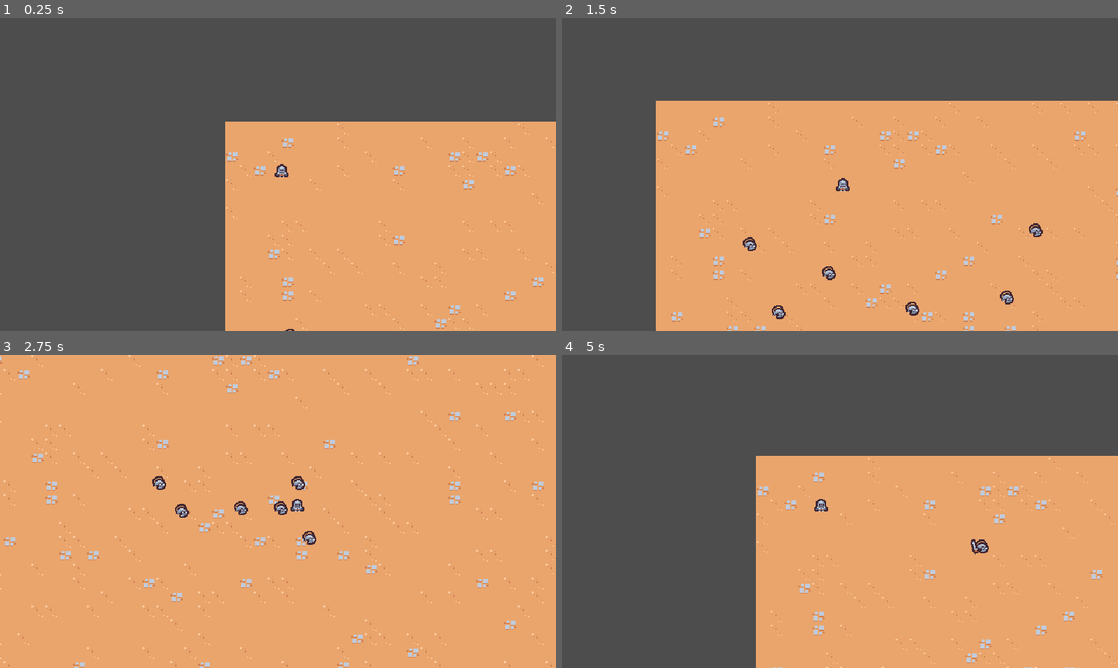
Above: before the commit, frames 1-4 (two rows, left to right).
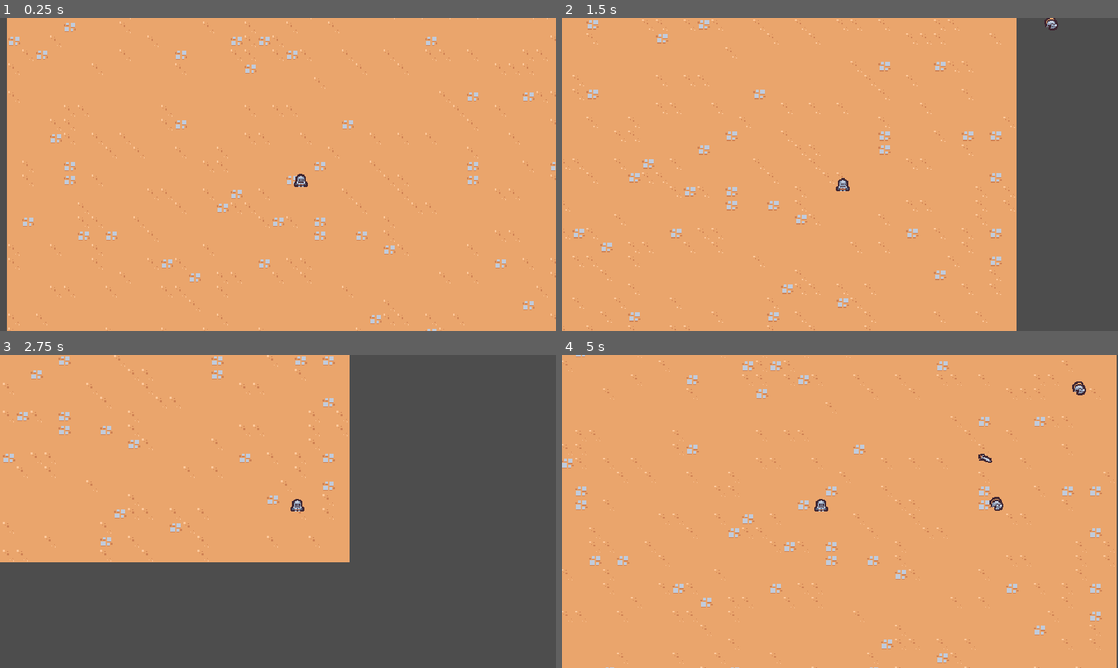
Above: after the commit, the same moments.

Repository: ToraSpaceLab/Survivors
Game: Godot game, scene res://scenes/main/main.tscn
The game is run twice, just before and just after one commit, with the same random seed, the same clock (stepped at 60 frames per second) and the same inputs.
Inputs:
- Up to frame 1 (0.25 s): no input
- Up to frame 2 (1.5 s): hold D (move_right) 0.53-1.28 s; hold S (move_down) from 1.28 s (still down)
- Up to frame 3 (2.75 s): release S (move_down) at 2.03 s; hold D (move_right) from 2.03 s (still down)
- Up to frame 4 (5 s): release D (move_right) at 2.78 s; hold W (move_up) 2.78-3.53 s; hold A (move_left) from 3.53 s (still down)

The runs differ from the first frame. In frame 1, 61% of the frame differs, in the area x 1-100%, y 0-100%; in frame 2, 50%; in frame 3, 61%, in the area x 0-100%, y 0-100%; in frame 4, 58%.

Commit message:
Spawning enemies automatically

Diff:
--- a/scenes/main/main.tscn
+++ b/scenes/main/main.tscn
@@ -2,10 +2,12 @@
 
 [ext_resource type="PackedScene" uid="uid://157u8i2fen34" path="res://scenes/game_camera/game_camera.tscn" id="1_7xqpk"]
 [ext_resource type="TileSet" uid="uid://c65unnjyof4ru" path="res://resources/tileset.tres" id="1_bh6di"]
+[ext_resource type="PackedScene" uid="uid://fkuwipubfhgf" path="res://scenes/manager/enemy_manager.tscn" id="1_s4oud"]
 [ext_resource type="PackedScene" uid="uid://8ejylbqrb6kd" path="res://scenes/player/player.tscn" id="1_ty46k"]
-[ext_resource type="PackedScene" uid="uid://66bjjkexucfi" path="res://scenes/basic_enemy/basic_enemy.tscn" id="4_dqn0h"]
 
 [node name="Main" type="Node"]
+
+[node name="EnemyManager" parent="." instance=ExtResource("1_s4oud")]
 
 [node name="GameCamera" parent="." instance=ExtResource("1_7xqpk")]
 
@@ -15,25 +17,4 @@
 tile_set = ExtResource("1_bh6di")
 
 [node name="Player" parent="." instance=ExtResource("1_ty46k")]
-position = Vector2(49, 32)
-
-[node name="BasicEnemy" parent="." instance=ExtResource("4_dqn0h")]
-position = Vector2(483, 257)
-
-[node name="BasicEnemy2" parent="." instance=ExtResource("4_dqn0h")]
-position = Vector2(220, 271)
-
-[node name="BasicEnemy3" parent="." instance=ExtResource("4_dqn0h")]
-position = Vector2(529, 152)
-
-[node name="BasicEnemy4" parent="." instance=ExtResource("4_dqn0h")]
-position = Vector2(60, 237)
-
-[node name="BasicEnemy5" parent="." instance=ExtResource("4_dqn0h")]
-position = Vector2(126, 324)
-
-[node name="BasicEnemy6" parent="." instance=ExtResource("4_dqn0h")]
-position = Vector2(523, 328)
-
-[node name="BasicEnemy7" parent="." instance=ExtResource("4_dqn0h")]
-position = Vector2(351, 295)
+position = Vector2(322, 176)
--- /dev/null
+++ b/scenes/manager/enemy_manager.gd
@@ -0,0 +1,22 @@
+extends Node
+
+const SPAWN_RADIUS = 375
+
+@export var basic_enemy_scene: PackedScene
+
+
+func _ready() -> void:
+	$Timer.timeout.connect(on_timer_timeout)
+
+
+func on_timer_timeout():
+	var player = get_tree().get_first_node_in_group("player") as Node2D
+	if player == null:
+		return
+
+	var random_direction = Vector2.RIGHT.rotated(randf_range(0, TAU))
+	var spawn_position = player.global_position + (random_direction * SPAWN_RADIUS)
+
+	var enemy = basic_enemy_scene.instantiate() as Node2D
+	get_parent().add_child(enemy)
+	enemy.global_position = spawn_position
--- /dev/null
+++ b/scenes/manager/enemy_manager.tscn
@@ -0,0 +1,11 @@
+[gd_scene load_steps=3 format=3 uid="uid://fkuwipubfhgf"]
+
+[ext_resource type="Script" path="res://scenes/manager/enemy_manager.gd" id="1_x1o31"]
+[ext_resource type="PackedScene" uid="uid://66bjjkexucfi" path="res://scenes/basic_enemy/basic_enemy.tscn" id="2_jd7vy"]
+
+[node name="EnemyManager" type="Node"]
+script = ExtResource("1_x1o31")
+basic_enemy_scene = ExtResource("2_jd7vy")
+
+[node name="Timer" type="Timer" parent="."]
+autostart = true
